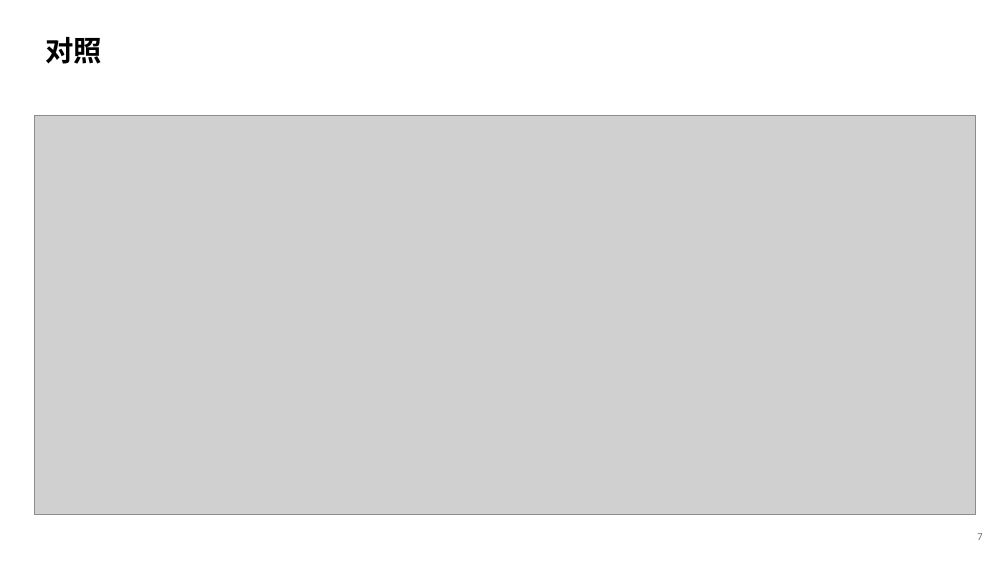
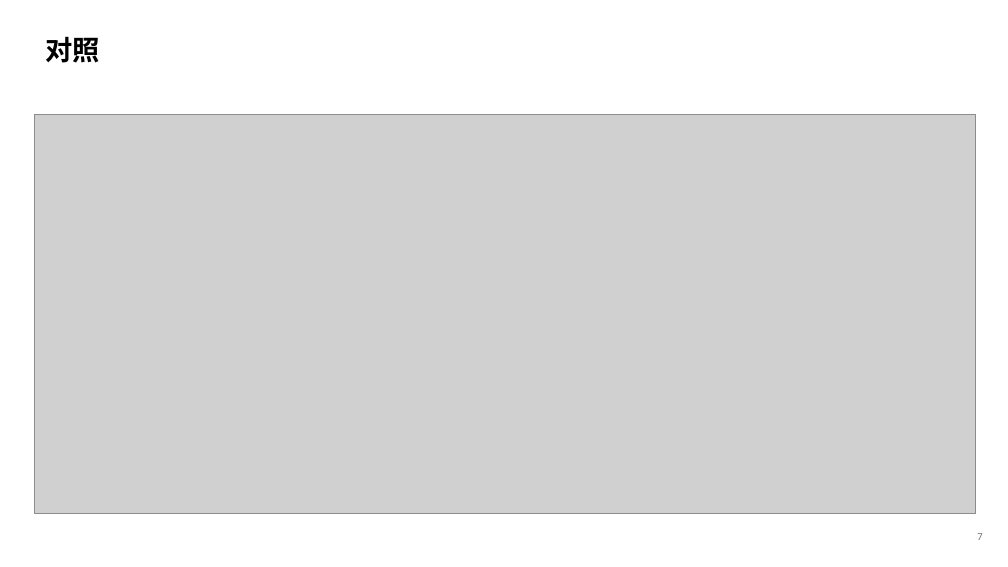
Before and after one commit to 7c96bzczcj-prog/aaa, a slide deck: slide 8 of results/mda5/MDA5_IFIH1_人脑与MS.pptx. Drawn at 1008x567 pixels with LibreOffice and Linux fonts; fonts in the diff are those of the drawing; grey boxes stand for pictures. Boxes give left, top, right and bottom in pixels: in the first picture for what was removed or moved away, otherwise in the second. Text is boxed around its words. In the diff, an @@ line names an element or a change of style, - is before the commit and + after.

```diff
--- a/results/mda5/MDA5_IFIH1_人脑与MS.pptx
+++ b/results/mda5/MDA5_IFIH1_人脑与MS.pptx
@@ text "对照" at [45,36,100,63]: size 27 to 26 pt @@
```
Also in this commit, not shown: 9 other slides changed, 9 other files.
